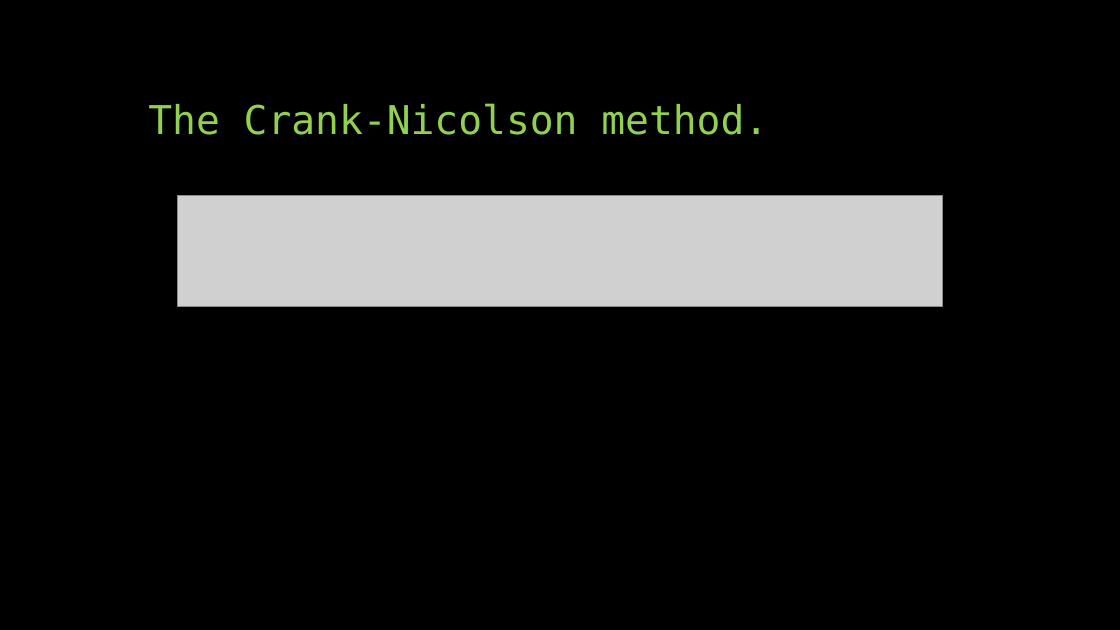
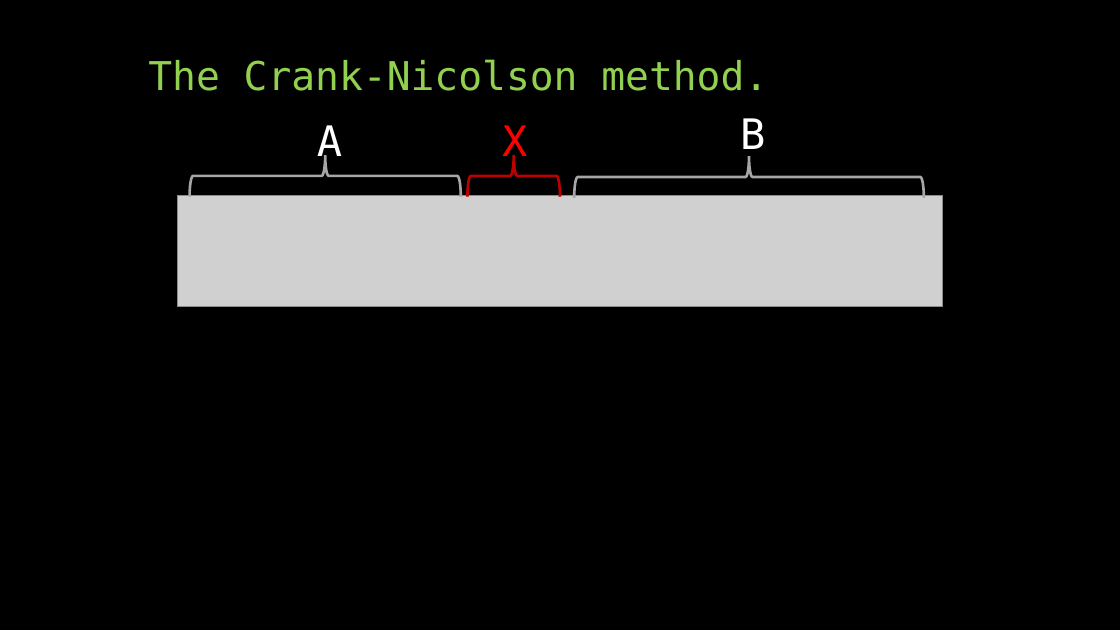
Before and after one commit to phys3112/Tutorials-with-Matt, a slide deck: slide 7 of Tutorial 7 Time Dependent.pptx. Drawn at 1120x630 pixels with LibreOffice and Linux fonts; fonts in the diff are those of the drawing; grey boxes stand for pictures. Boxes give left, top, right and bottom in pixels: in the first picture for what was removed or moved away, otherwise in the second. Text is boxed around its words. In the diff, an @@ line names an element or a change of style, - is before the commit and + after.

```diff
--- a/Tutorial 7 Time Dependent.pptx
+++ b/Tutorial 7 Time Dependent.pptx
@@ title "The Crank-Nicolson method.": place and size @@
-title "The Crank-Nicolson method." at box(148, 103, 768, 135)
+title "The Crank-Nicolson method." at box(148, 59, 768, 91)
@@ text added at box(740, 118, 765, 158), 36 pt, text #FFFFFF @@
+B
@@ text added at box(317, 125, 342, 165), 36 pt, text #FFFFFF @@
+A
@@ text added at box(502, 125, 527, 165), 36 pt, text #FF0000 @@
+X
@@ left brace added at box(189, 155, 461, 197), outline #A6A6A6 2.25 pt @@
@@ left brace added at box(468, 155, 560, 197), outline #C00000 2.25 pt @@
@@ left brace added at box(575, 156, 924, 198), outline #A6A6A6 2.25 pt @@
```
Also in this commit, not shown: 1 other slide changed, 1 slide added, 1 slide removed, 2 other files.
